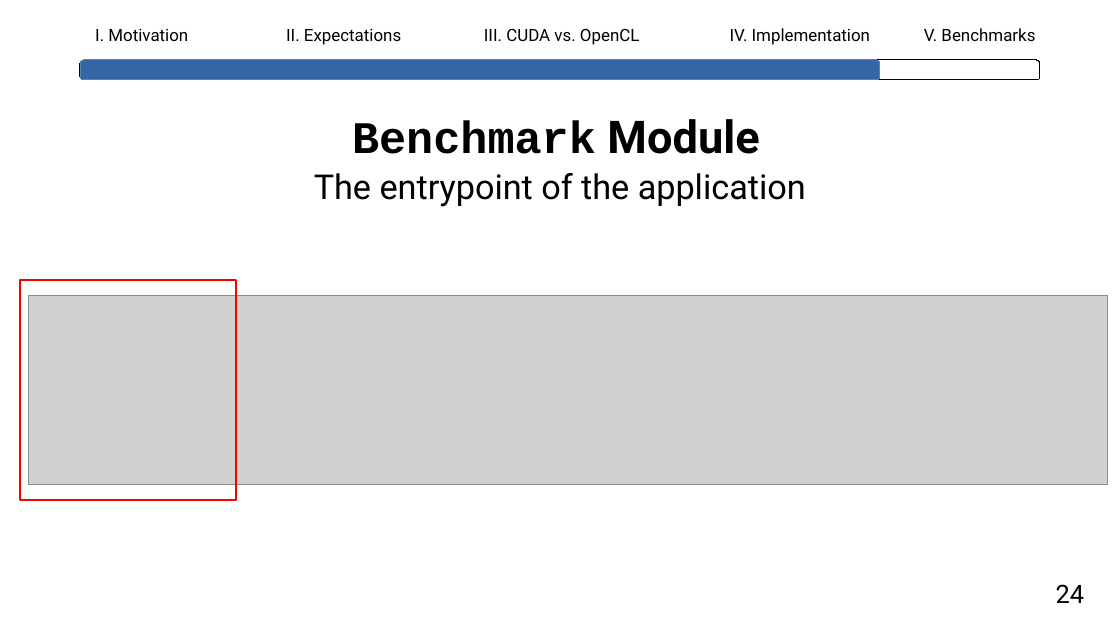
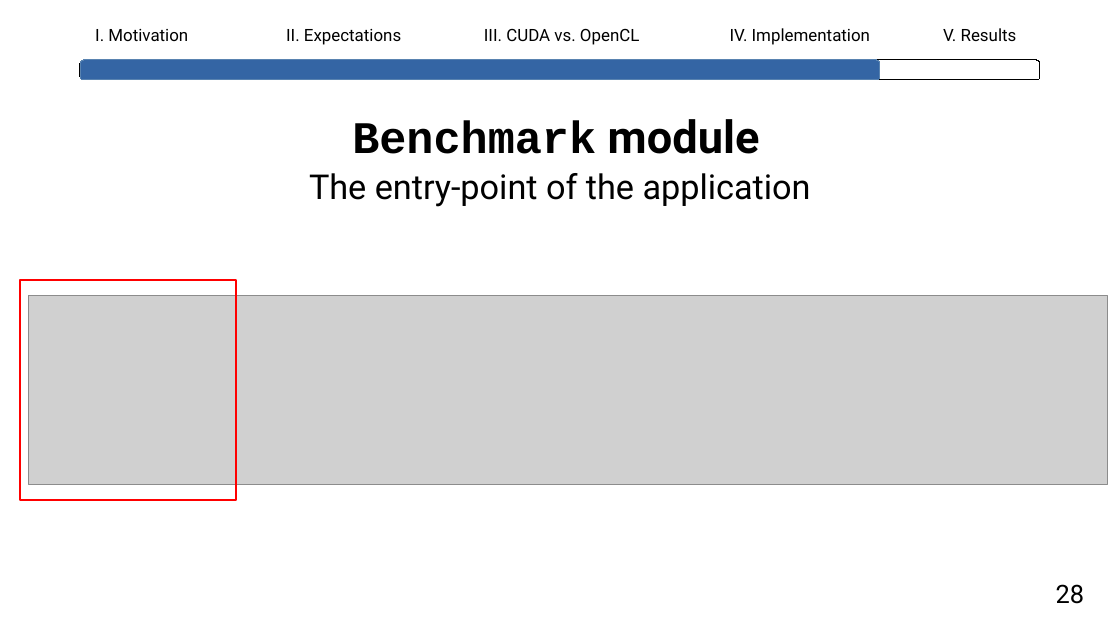
Before and after one commit to lhahner/opti-perf, a slide deck: slide 30 of docs/presentation/final-presentation.odp (slide 28 before the commit). Drawn at 1120x630 pixels with LibreOffice and Linux fonts; fonts in the diff are those of the drawing; grey boxes stand for pictures. Boxes give left, top, right and bottom in pixels: in the first picture for what was removed or moved away, otherwise in the second. Text is boxed around its words. In the diff, an @@ line names an element or a change of style, - is before the commit and + after.

```diff
--- a/docs/presentation/final-presentation.odp
+++ b/docs/presentation/final-presentation.odp
@@ text at (943,28,1017,41): text changed @@
-V. Benchmarks
+V. Results
@@ title at (352,119,760,154): text changed @@
-Benchmark Module
+Benchmark module
@@ text at (309,173,811,207): text changed @@
-The entrypoint of the application
+The entry-point of the application
@@ text at (1056,584,1085,604): text changed @@
-24
+28
```
Also in this commit, not shown: 36 other slides changed, 3 slides added, 1 slide removed.
